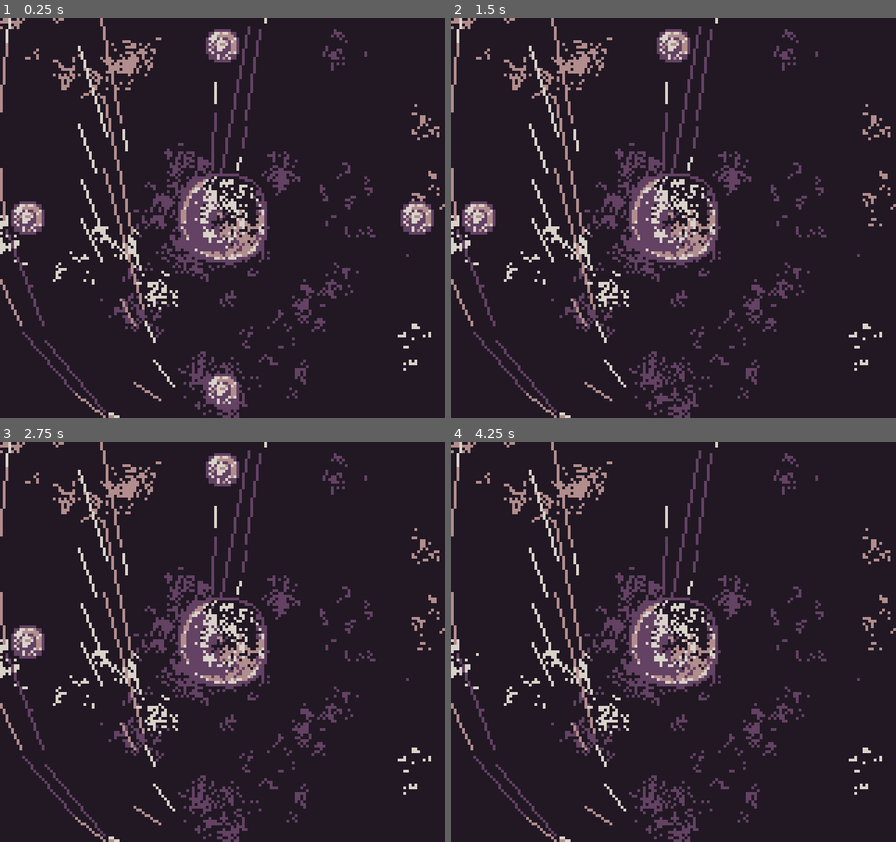
Above: before the commit, frames 1-4 (two rows, left to right).
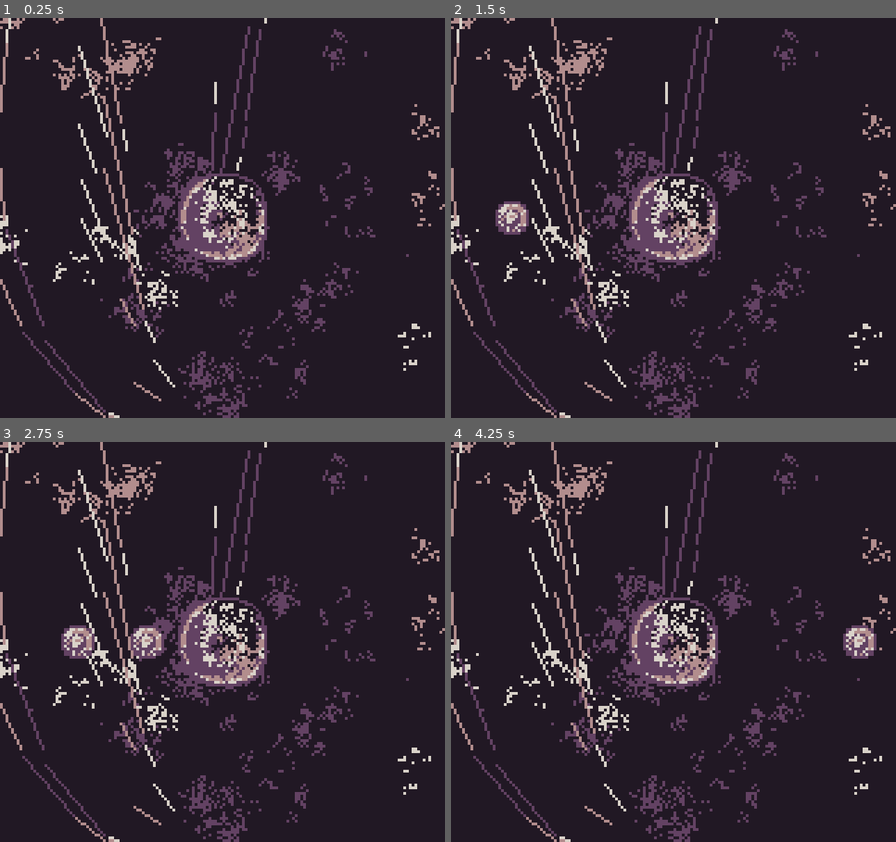
Above: after the commit, the same moments.

Repository: sym-z/gbjam-12
Game: Godot game, scene res://scenes/load_scene.tscn
Same seed, same stepped clock (60 frames per second), same inputs: the game is played once before the commit and once after it.
Inputs:
- Up to frame 1 (0.25 s): no input
- Up to frame 2 (1.5 s): tap Enter (START) at 0.5 s; hold D (DPAD-RIGHT) 0.53-1.28 s; tap L (A) at 0.6, 1.35 s; hold S (DPAD-DOWN) from 1.28 s (still down)
- Up to frame 3 (2.75 s): release S (DPAD-DOWN) at 2.03 s; hold D (DPAD-RIGHT) from 2.03 s (still down); tap K (B) at 2.1 s; tap L (A) at 2.3 s
- Up to frame 4 (4.25 s): release D (DPAD-RIGHT) at 2.78 s; hold W (DPAD-UP) 2.78-3.53 s; tap Shift (SELECT) at 2.85 s; tap L (A) at 3.05, 3.8 s; hold A (DPAD-LEFT) from 3.53 s (still down); tap Enter (START) at 3.6 s

The runs differ from the first frame. In frame 1, 2.0% of the frame differs, in the area x 2-98%, y 2-98%; in frame 2, 1.6%; in frame 3, 2.1%, in the area x 2-54%, y 2-55%; in frame 4, 0.5%.

Commit message:
Enemies spawn randomly, and at random sides

Diff:
--- a/game-files/scenes/bad_guy.tscn
+++ b/game-files/scenes/bad_guy.tscn
@@ -19,7 +19,7 @@
 
 [node name="Bad Guy" type="Node2D"]
 script = ExtResource("1_qcadk")
-speed = 0
+speed = 25
 
 [node name="AnimatedSprite2D" type="AnimatedSprite2D" parent="."]
 sprite_frames = SubResource("SpriteFrames_xfng4")
--- a/game-files/scenes/level_one.tscn
+++ b/game-files/scenes/level_one.tscn
@@ -16,7 +16,7 @@
 "speed": 5.0
 }]
 
-[node name="Level One" type="Node2D" node_paths=PackedStringArray("player", "Nmark", "Smark", "Emark", "Wmark")]
+[node name="Level One" type="Node2D" node_paths=PackedStringArray("player", "Nmark", "Smark", "Emark", "Wmark", "spawn_clock")]
 script = ExtResource("1_bmkg0")
 player = NodePath("Good Guy")
 Nmark = NodePath("Markers/NORTH")
@@ -24,6 +24,7 @@
 Emark = NodePath("Markers/EAST")
 Wmark = NodePath("Markers/WEST")
 spwn_offset = -10
+spawn_clock = NodePath("Spawn Timer")
 
 [node name="Background" type="AnimatedSprite2D" parent="."]
 sprite_frames = SubResource("SpriteFrames_s2qrt")
@@ -59,3 +60,8 @@
 [node name="DEBUG" type="Sprite2D" parent="Markers/WEST"]
 visible = false
 texture = ExtResource("5_cdm3v")
+
+[node name="Spawn Timer" type="Timer" parent="."]
+autostart = true
+
+[connection signal="timeout" from="Spawn Timer" to="." method="_on_spawn_timer_timeout"]
--- a/game-files/scripts/level_one.gd
+++ b/game-files/scripts/level_one.gd
@@ -29,12 +29,17 @@
 var spawn_arr
 var total_spawns : int
 
+### TIMER ###
+@export var spawn_clock : Timer
+@export var min_spawn_time : float = 1.0
+@export var max_spawn_time : float = 3.0
+
 func _ready():
 	position_actors()
 	### HOLD MARKERS IN ARRAY ###
 	spawn_arr = [Nmark, Smark, Emark, Wmark]
 	total_spawns = spawn_arr.size()
-	spawn_enemies()
+	#spawn_enemy()
 
 func _process(_delta):
 	pass
@@ -66,20 +71,30 @@
 	Wmark.position.x = -spwn_offset
 	Wmark.position.y = CENTERY
 
-func spawn_enemies():
-	# EVENTUALLY WILL DO RANDOM SPAWN AT RANDOM TIMES, WITH SPLINES
-	### SPAWN ENEMIES ###
-	for i in range(total_spawns):
-		var enemy_inst = enemy.instantiate()
-		add_child(enemy_inst)
-		enemy_inst.position = spawn_arr[i].position
-		### MOVE THE ENEMY TOWARDS THE CENTER ###
-		match i:
-			DIR.NORTH:
-				enemy_inst.direction = Vector2.DOWN
-			DIR.SOUTH:
-				enemy_inst.direction = Vector2.UP
-			DIR.EAST:
-				enemy_inst.direction = Vector2.LEFT
-			DIR.WEST:
-				enemy_inst.direction = Vector2.RIGHT
+func spawn_enemy():
+	# EVENTUALLY WILL DO RANDOM SPAWN AT RANDOM TIMES, WITH SPLINES FOR THE SPECIAL FAST ENEMIES
+	### SPAWN ENEMY ###
+	# Spawn enemy at random marker
+	var rand_mark: int = randi_range(0,total_spawns-1)
+	var enemy_inst = enemy.instantiate()
+	add_child(enemy_inst)
+	# CHANGE THIS FOR RANDOMIZATION
+	enemy_inst.position = spawn_arr[rand_mark].position
+	### MOVE THE ENEMY TOWARDS THE CENTER ###
+	# SPAWN ENEMY AT RANDOM INDEX, MOVE THEM IN THE CORRECT DIRECTION, WILL NEED TO REFACTOR FOR SPECIAL
+	# ENEMIES
+	match rand_mark:
+		DIR.NORTH:
+			enemy_inst.direction = Vector2.DOWN
+		DIR.SOUTH:
+			enemy_inst.direction = Vector2.UP
+		DIR.EAST:
+			enemy_inst.direction = Vector2.LEFT
+		DIR.WEST:
+			enemy_inst.direction = Vector2.RIGHT
+
+
+func _on_spawn_timer_timeout():
+	spawn_enemy()
+	spawn_clock.wait_time = randf_range(min_spawn_time, max_spawn_time)
+	pass # Replace with function body.
Not shown, changed: DESIGN.md
